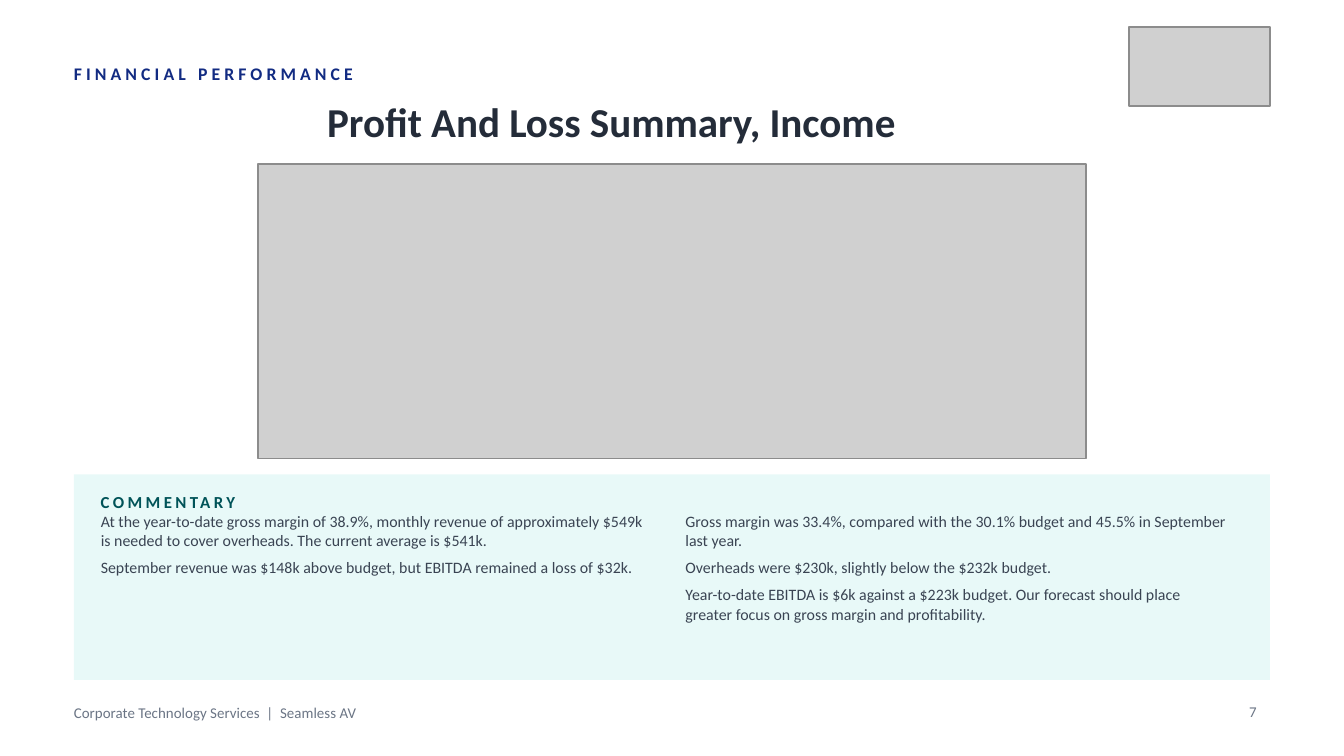
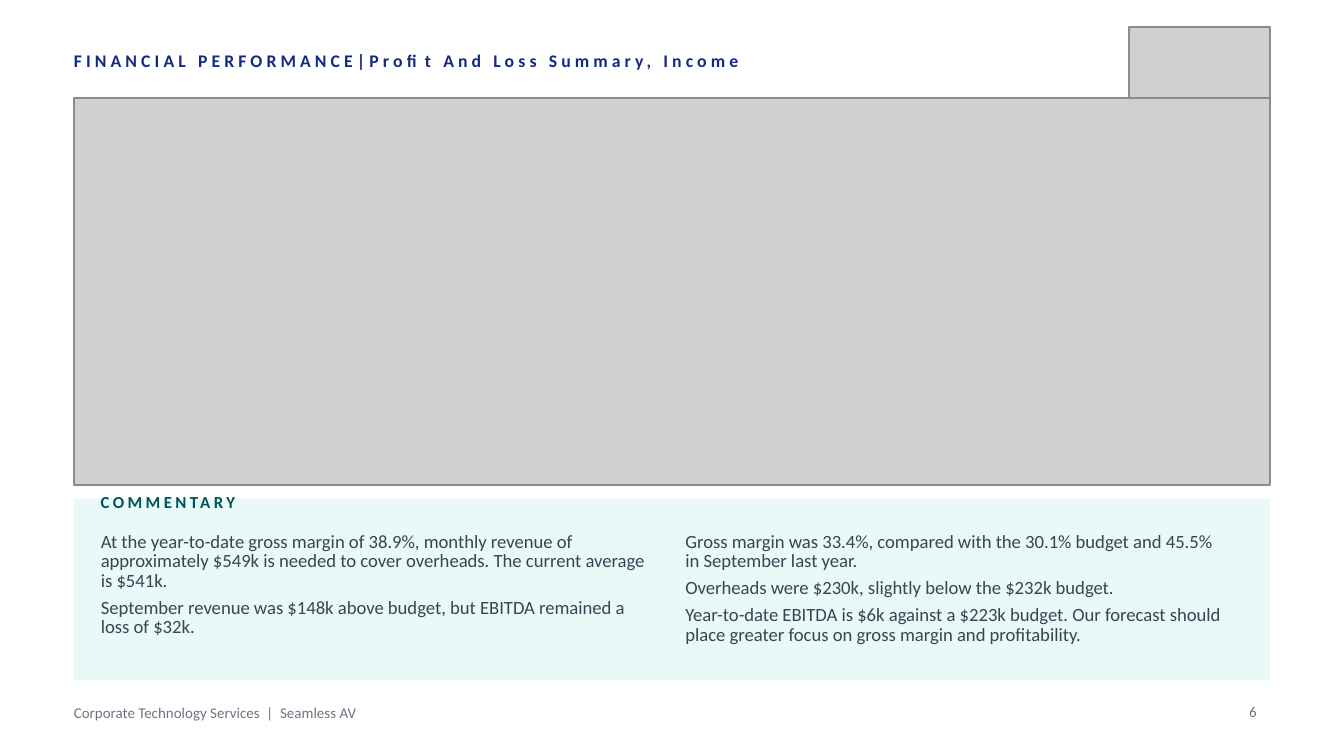
Before and after one commit to WesleyNelson-O33/Claude, a slide deck: slide 6 of deck/CTS Quarterly Business Review - Q1 FY2027.pptx (slide 7 before the commit). Drawn at 1344x756 pixels with LibreOffice and Linux fonts; fonts in the diff are those of the drawing; grey boxes stand for pictures. Boxes give left, top, right and bottom in pixels: in the first picture for what was removed or moved away, otherwise in the second. Text is boxed around its words. In the diff, an @@ line names an element or a change of style, - is before the commit and + after.

```diff
--- a/deck/CTS Quarterly Business Review - Q1 FY2027.pptx
+++ b/deck/CTS Quarterly Business Review - Q1 FY2027.pptx
@@ text at bbox=[74, 68, 353, 80]: text changed @@
-FINANCIAL PERFORMANCE
+FINANCIAL PERFORMANCE|Profit And Loss Summary, Income
@@ picture: place and size @@
-picture at bbox=[258, 164, 1086, 458]
+picture at bbox=[74, 98, 1270, 485]
@@ text removed at bbox=[327, 108, 896, 144] @@
-Profit And Loss Summary, Income
@@ rectangle: place and size @@
-rectangle at bbox=[74, 474, 1270, 680]
+rectangle at bbox=[74, 499, 1270, 680]
@@ text "At the year-to-date gross margin ...": place and size @@
-text "At the year-to-date gross margin ..." at bbox=[101, 516, 642, 576]
+text "At the year-to-date gross margin ..." at bbox=[101, 535, 645, 635]
@@ text "At the year-to-date gross margin ..." at bbox=[101, 535, 645, 635]: size 8.5 to 10 pt @@
@@ text "Gross margin was 33.4%, compared ..." at bbox=[685, 535, 1221, 644]: size 8.5 to 10 pt @@
@@ text "Gross margin was 33.4%, compared ...": place and size @@
-text "Gross margin was 33.4%, compared ..." at bbox=[685, 516, 1225, 623]
+text "Gross margin was 33.4%, compared ..." at bbox=[685, 535, 1221, 644]
@@ page number at bbox=[1249, 707, 1257, 717]: text changed @@
-7
+6
```
Also in this commit, not shown: 23 other slides changed, 3 slides added, 26 slides removed, 8 other files.
